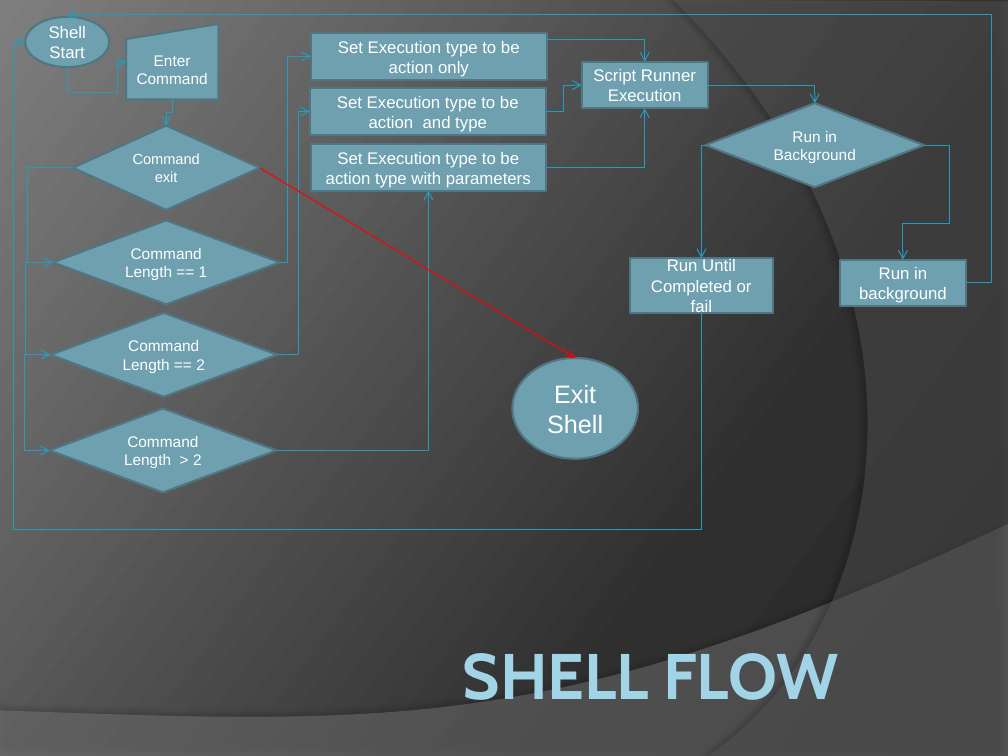
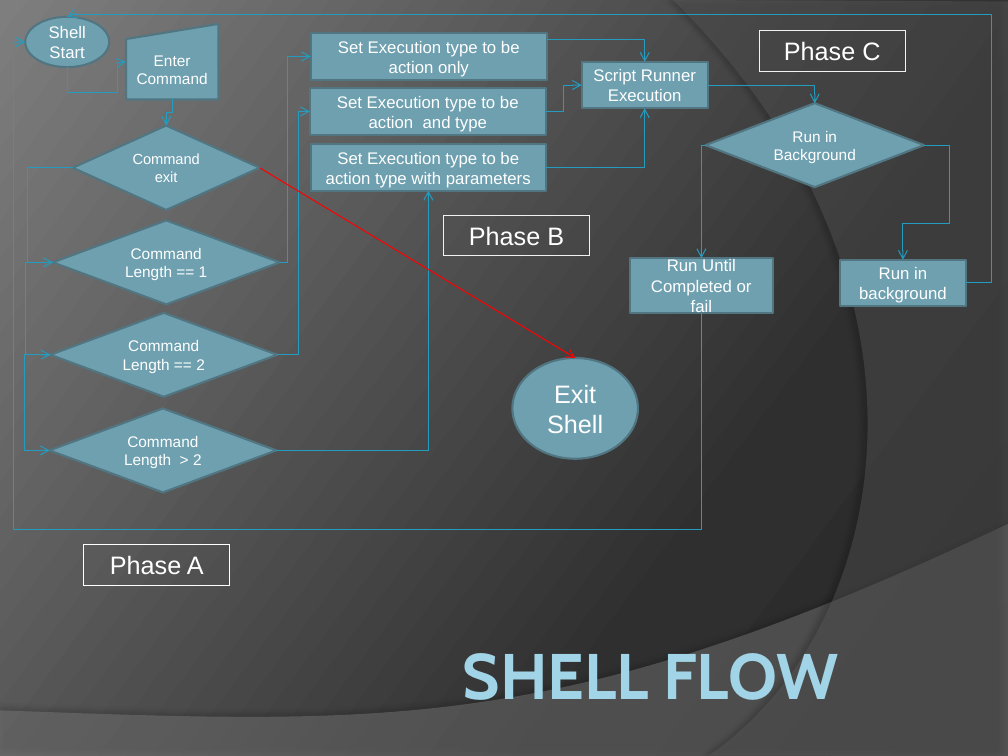
Before and after one commit to Mel4221/QuickToolsScript, a slide deck: slide 2 of Documentation/QuickToolsScript_Schema.pptx. Drawn at 1008x756 pixels with LibreOffice and Linux fonts; fonts in the diff are those of the drawing. Boxes give left, top, right and bottom in pixels: in the first picture for what was removed or moved away, otherwise in the second. Text is boxed around its words. In the diff, an @@ line names an element or a change of style, - is before the commit and + after.

```diff
--- a/Documentation/QuickToolsScript_Schema.pptx
+++ b/Documentation/QuickToolsScript_Schema.pptx
@@ rectangle added at box(760, 30, 905, 71), outline #F2F2F2 0.75 pt, 18 pt, text #FFFFFF @@
+Phase C
@@ rectangle added at box(444, 215, 589, 255), outline #F2F2F2 0.75 pt, 18 pt, text #FFFFFF @@
+Phase B
@@ rectangle added at box(84, 544, 229, 585), outline #FFFFFF 0.75 pt, 18 pt, text #FFFFFF @@
+Phase A
```
Also in this commit, not shown: 1 slide added, 3 other files.
